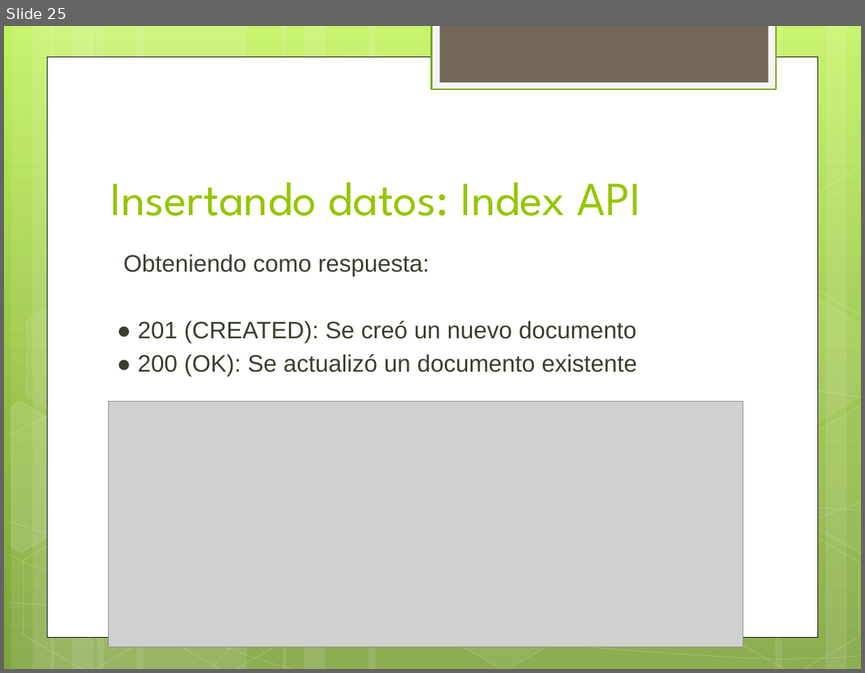
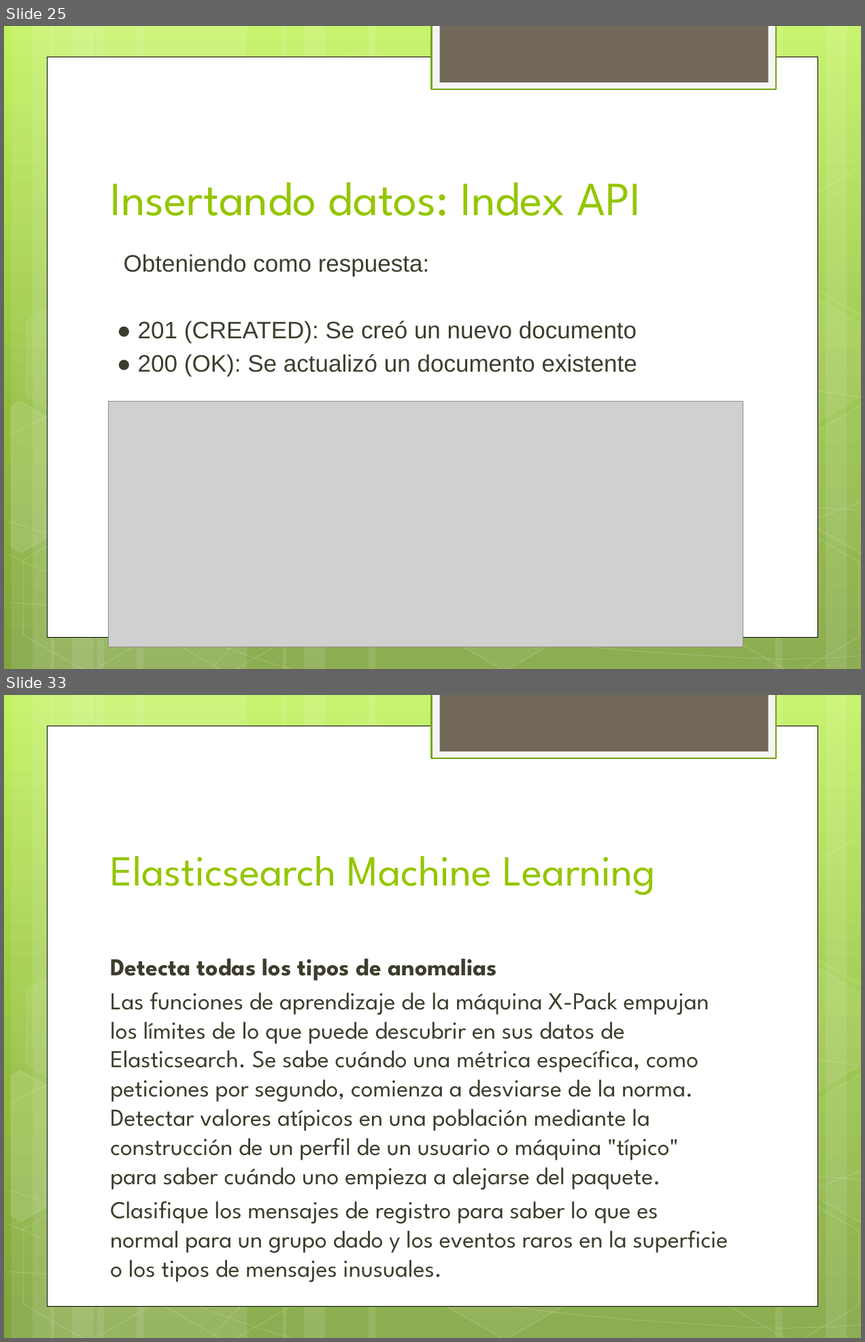
Before and after one commit to danielrpg/searchEngineAPI, a slide deck: document/ElasticSearch.pptx. Shown one above the other, each under a label of ours: slide 25 before the commit, slides 25 and 33 after it; the slides between them are not shown. The pictures are 865x673 and 865x1342 pixels, drawn with LibreOffice and Linux fonts; fonts in the diff are those of the drawing; grey boxes stand for pictures. Boxes give left, top, right and bottom in pixels: in the first picture for what was removed or moved away, otherwise in the second. Text is boxed around its words. In the diff, an @@ line names an element or a change of style, - is before the commit and + after.

Commit message:
changes in presentation

```diff
--- a/document/ElasticSearch.pptx
+++ b/document/ElasticSearch.pptx
@@ slide 33 added at bbox=[4, 695, 861, 1338], background gradient #C3F35F to #93BF3F to #81A53E; not listed: 31 template elements that a slide beside it also shows @@
@@ title added at bbox=[110, 855, 655, 895], 36 pt, text #94C600 @@
+Elasticsearch Machine Learning
@@ text added at bbox=[110, 958, 728, 1253], 20.4 pt, text #3E3D2D @@
+Detecta todas los tipos de anomalias
+Las funciones de aprendizaje de la máquina X-Pack empujan los límites de lo que puede descubrir en sus datos de Elasticsearch. Se sabe cuándo una métrica específica, como peticiones por segundo, comienza a desviarse de la norma. Detectar valores atípicos en una población mediante la construcción de un perfil de un usuario o máquina "típico" para saber cuándo uno empieza a alejarse del paquete.
+Clasifique los mensajes de registro para saber lo que es normal para un grupo dado y los eventos raros en la superficie o los tipos de mensajes inusuales.
```
Also in this commit, not shown: 8 other slides added, 2 other files.
